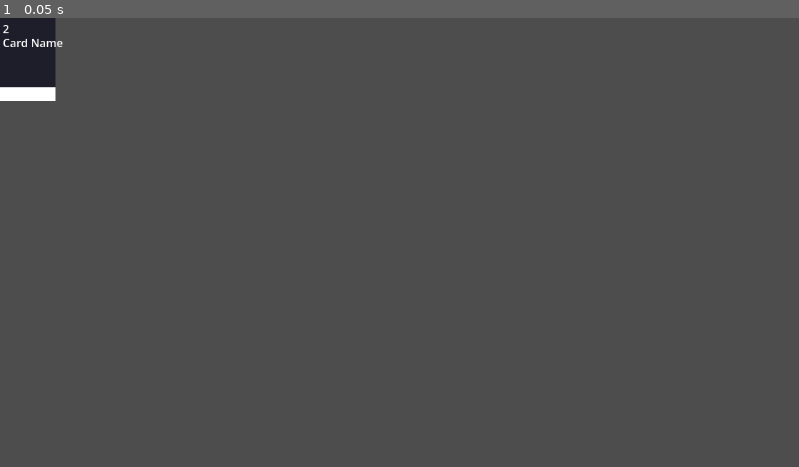
Above: before the commit, frame 1.
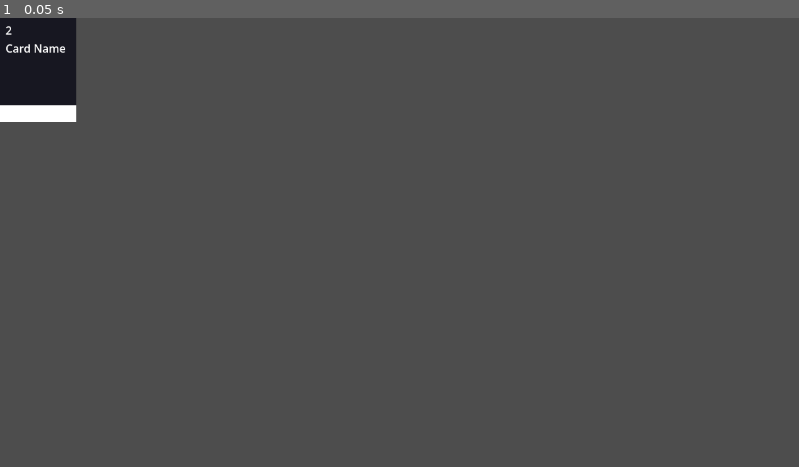
Above: after the commit, the same moment.

Repository: EchoPath-Source/echowars
Game: Godot game, scene res://scenes/ui/card_ui.tscn
The game is run twice, just before and just after one commit, with the same random seed, the same clock (stepped at 60 frames per second) and the same inputs. This scene is started directly instead of the project's main scene.
Inputs:
- Up to frame 1 (0.05 s): no input

The runs differ from the first frame. In frame 1, 1.3% of the frame differs, in the area x 0-10%, y 0-24%.

Commit message:
Update card_ui.tscn

Diff:
--- a/scenes/ui/card_ui.tscn
+++ b/scenes/ui/card_ui.tscn
@@ -1,11 +1,11 @@
 [gd_scene load_steps=2 format=3]
 
-[ext_resource type="Script" path="res://scripts/ui/card_ui.gd" id="1_card_ui"]
+[ext_resource type="Script" path="res://scripts/ui/card_ui.gd" id="1"]
 
 [node name="CardUI" type="Control"]
-custom_minimum_size = Vector2(80, 120)
+custom_minimum_size = Vector2(110, 150)
 layout_mode = 3
-script = ExtResource("1_card_ui")
+script = ExtResource("1")
 
 [node name="Background" type="ColorRect" parent="."]
 layout_mode = 1
@@ -14,27 +14,28 @@
 anchor_bottom = 1.0
 grow_horizontal = 2
 grow_vertical = 2
-color = Color(0.1, 0.1, 0.15, 0.9)
+color = Color(0.08, 0.08, 0.12, 0.95)
 
 [node name="CostLabel" type="Label" parent="."]
 layout_mode = 0
-offset_left = 4.0
-offset_top = 4.0
-offset_right = 24.0
-offset_bottom = 20.0
+offset_left = 8.0
+offset_top = 6.0
+offset_right = 36.0
+offset_bottom = 26.0
 text = "2"
+
+[node name="CardNameLabel" type="Label" parent="."]
+layout_mode = 0
+offset_left = 8.0
+offset_top = 32.0
+offset_right = 102.0
+offset_bottom = 110.0
+text = "Card Name"
+autowrap_mode = 3
 
 [node name="FactionColorBlock" type="ColorRect" parent="."]
 layout_mode = 0
 offset_left = 0.0
-offset_top = 100.0
-offset_right = 80.0
-offset_bottom = 120.0
-
-[node name="CardNameLabel" type="Label" parent="."]
-layout_mode = 0
-offset_left = 4.0
-offset_top = 24.0
-offset_right = 76.0
-offset_bottom = 96.0
-text = "Card Name"
+offset_top = 126.0
+offset_right = 110.0
+offset_bottom = 150.0
